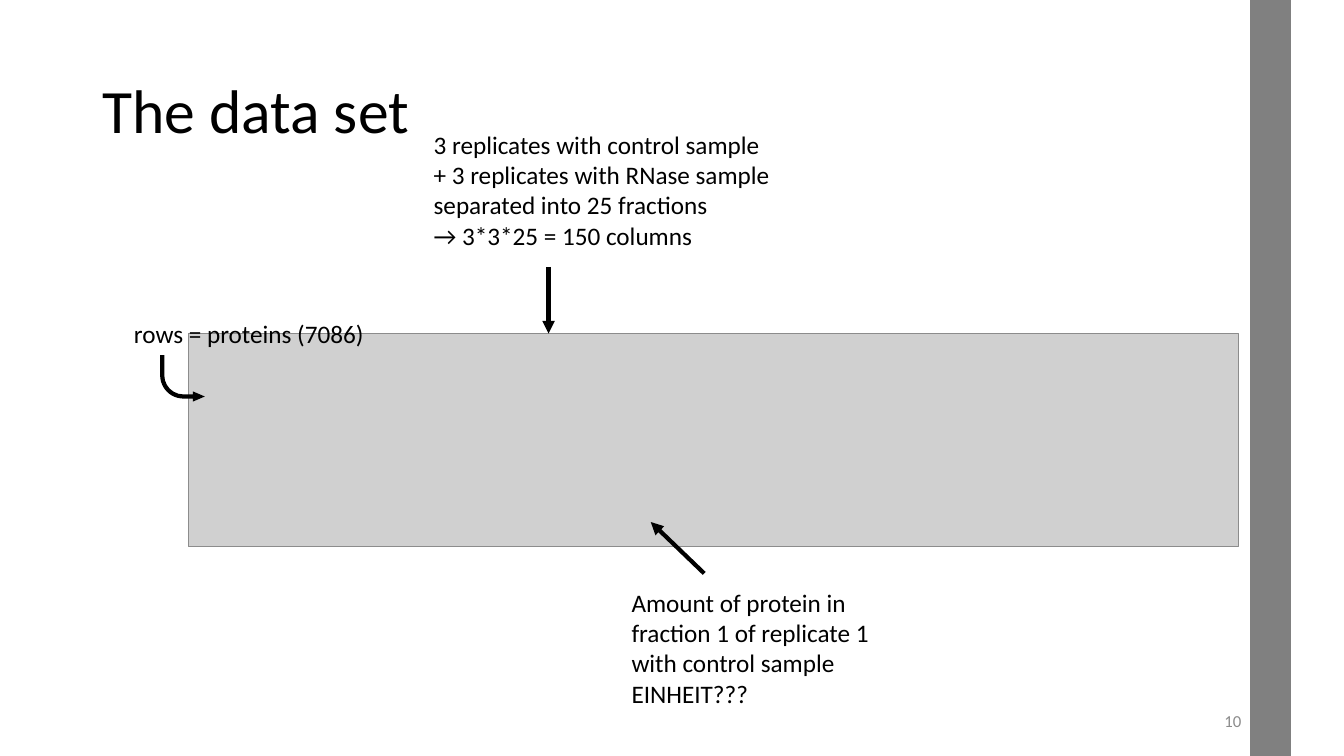
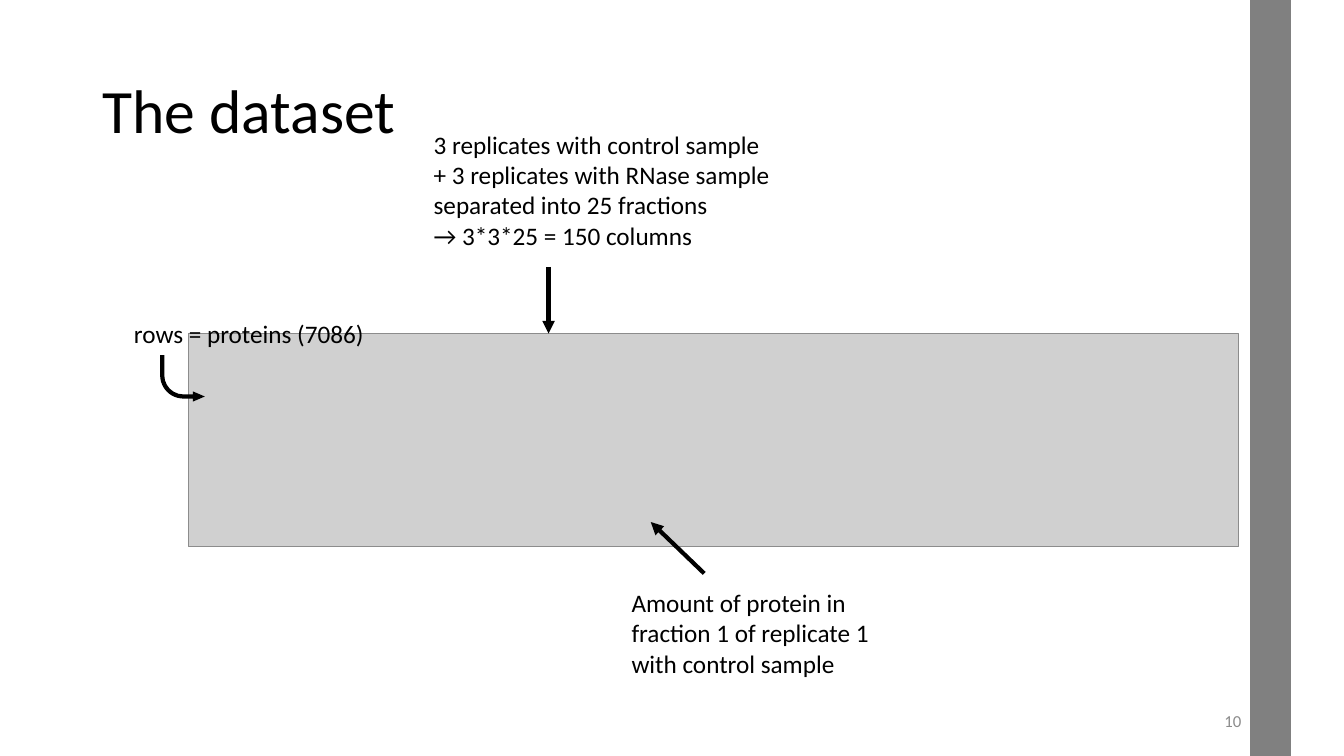
Before and after one commit to datascience-mobi-2022/2022-topic-03-team-05, a slide deck: slide 10 of Project Proposal_temporary draft.pptx. Drawn at 1344x756 pixels with LibreOffice and Linux fonts; fonts in the diff are those of the drawing; grey boxes stand for pictures. Boxes give left, top, right and bottom in pixels: in the first picture for what was removed or moved away, otherwise in the second. Text is boxed around its words. In the diff, an @@ line names an element or a change of style, - is before the commit and + after.

```diff
--- a/Project Proposal_temporary draft.pptx
+++ b/Project Proposal_temporary draft.pptx
@@ title at [102, 90, 395, 134]: spaces changed @@
-The data set
+The dataset
@@ text at [632, 685, 748, 703]: paragraph removed @@
-EINHEIT???
```
Also in this commit, not shown: 18 other slides changed.
